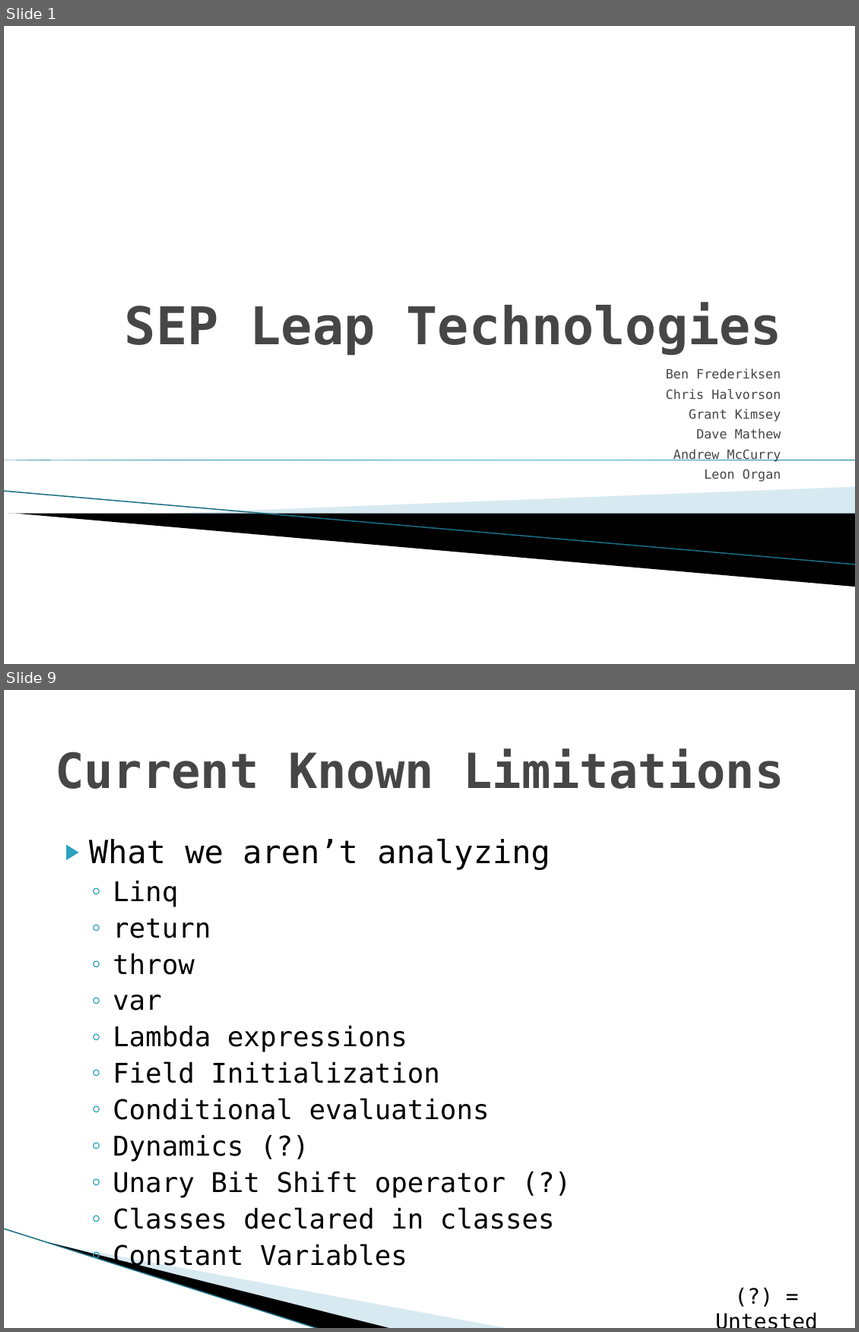
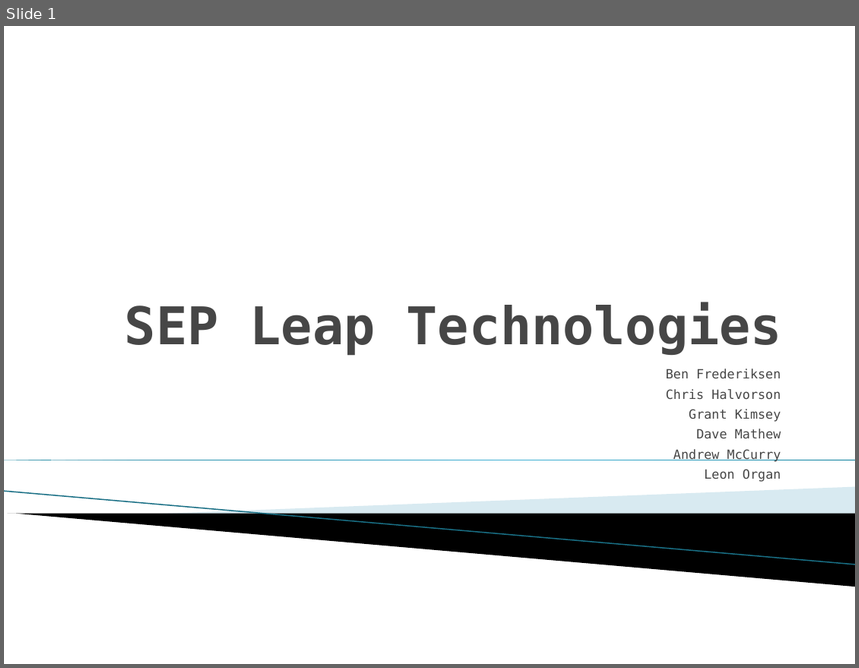
Before and after one commit to niahak/SEPlinko, a slide deck: Presentation.pptx. Shown one above the other, each under a label of ours: slides 1 and 9 before the commit, slide 1 after it; the slides between them are not shown. The pictures are 859x1332 and 859x668 pixels, drawn with LibreOffice and Linux fonts; fonts in the diff are those of the drawing; background and template pictures are left out. Boxes give left, top, right and bottom in pixels: in the first picture for what was removed or moved away, otherwise in the second. Text is boxed around its words. In the diff, an @@ line names an element or a change of style, - is before the commit and + after.

```diff
--- a/Presentation.pptx
+++ b/Presentation.pptx
@@ slide 9 removed at (4,690,855,1328), background #FFFFFF @@
@@ title removed at (55,749,784,789) @@
-Current Known Limitations
@@ text removed at (89,839,555,1230) @@
-▶ What we aren’t analyzing
-  ◦ Linq
-  ◦ return
-  ◦ throw
-  ◦ var
-  ◦ Lambda expressions
-  ◦ Field Initialization
-  ◦ Conditional evaluations
-  ◦ Dynamics (?)
-  ◦ Unary Bit Shift operator (?)
-  ◦ Classes declared in classes
-  ◦ Constant Variables
@@ line removed from (4, 1229) to (320, 1328) @@
@@ freeform shape removed at (49,1243,393,1328) @@
@@ freeform shape removed at (51,1243,510,1328) @@
@@ text removed at (685,1279,848,1313) @@
-(?) = Untested
```
Also in this commit, not shown: 2 slides changed, 4 slides added, 5 other slides removed.
